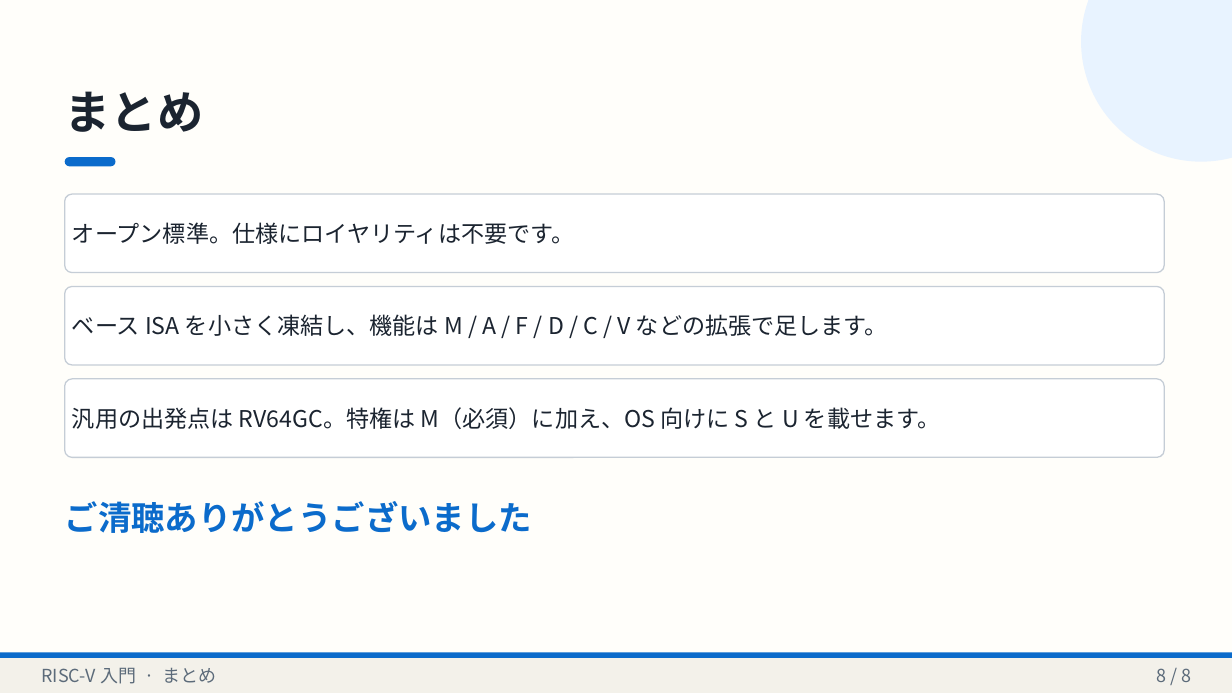
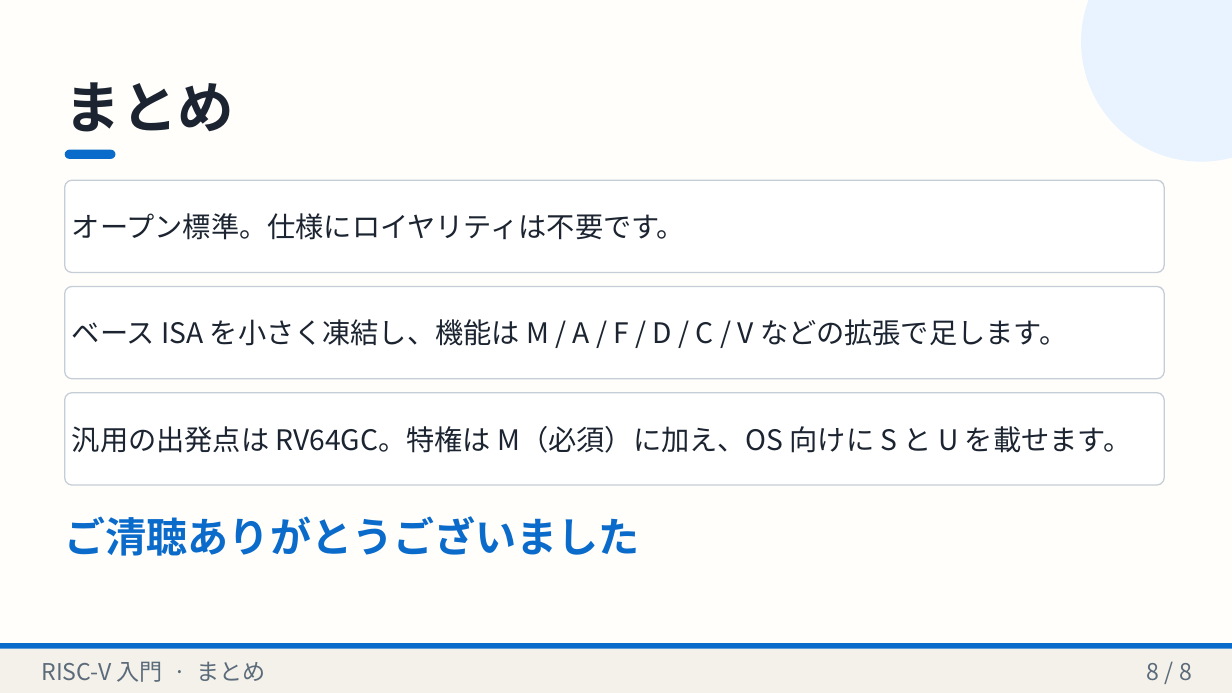
Before and after one commit to shotaminato/create-slides, a slide deck: slide 8 of examples/sample-deck.pptx. Drawn at 1232x693 pixels with LibreOffice and Linux fonts; fonts in the diff are those of the drawing. Boxes give left, top, right and bottom in pixels: in the first picture for what was removed or moved away, otherwise in the second. Text is boxed around its words. In the diff, an @@ line names an element or a change of style, - is before the commit and + after.

```diff
--- a/examples/sample-deck.pptx
+++ b/examples/sample-deck.pptx
@@ text "まとめ": place and size @@
-text "まとめ" at bbox=[65, 91, 204, 132]
+text "まとめ" at bbox=[65, 82, 234, 132]
@@ text "まとめ" at bbox=[65, 82, 234, 132]: size 36 to 44 pt @@
@@ rounded rectangle: place and size @@
-rounded rectangle at bbox=[65, 157, 116, 166]
+rounded rectangle at bbox=[65, 150, 116, 159]
@@ rounded rectangle "オープン標準。仕様にロイヤリティは不要です。": place and size @@
-rounded rectangle "オープン標準。仕様にロイヤリティは不要です。" at bbox=[65, 194, 1165, 273]
+rounded rectangle "オープン標準。仕様にロイヤリティは不要です。" at bbox=[65, 180, 1165, 273]
@@ rounded rectangle "ベース ISA を小さく凍結し、機能は M / ...": place and size @@
-rounded rectangle "ベース ISA を小さく凍結し、機能は M / ..." at bbox=[65, 287, 1165, 365]
+rounded rectangle "ベース ISA を小さく凍結し、機能は M / ..." at bbox=[65, 287, 1165, 379]
@@ size 18 to 22 pt; proportions changed in 3 elements at bbox=[65, 287, 1165, 379], bbox=[65, 180, 1165, 273], bbox=[65, 393, 1165, 485] @@
@@ rounded rectangle "汎用の出発点は RV64GC。特権は M（必須）に加え、OS 向けに S ...": place and size @@
-rounded rectangle "汎用の出発点は RV64GC。特権は M（必須）に加え、OS 向けに S ..." at bbox=[65, 379, 1165, 457]
+rounded rectangle "汎用の出発点は RV64GC。特権は M（必須）に加え、OS 向けに S ..." at bbox=[65, 393, 1165, 485]
@@ text "ご清聴ありがとうございました": place and size @@
-text "ご清聴ありがとうございました" at bbox=[65, 501, 532, 533]
+text "ご清聴ありがとうございました" at bbox=[65, 516, 640, 556]
@@ text "ご清聴ありがとうございました" at bbox=[65, 516, 640, 556]: size 26 to 32 pt @@
@@ rectangle: place and size @@
-rectangle at bbox=[0, 658, 1232, 693]
+rectangle at bbox=[0, 649, 1232, 693]
@@ rectangle: place and size @@
-rectangle at bbox=[0, 653, 1232, 658]
+rectangle at bbox=[0, 643, 1232, 649]
@@ text "RISC-V 入門 · まとめ" at bbox=[42, 661, 266, 682]: size 14 to 18 pt @@
@@ text "RISC-V 入門 · まとめ": place and size @@
-text "RISC-V 入門 · まとめ" at bbox=[42, 668, 217, 684]
+text "RISC-V 入門 · まとめ" at bbox=[42, 661, 266, 682]
@@ text "8 / 8": place and size @@
-text "8 / 8" at bbox=[1157, 668, 1192, 682]
+text "8 / 8" at bbox=[1147, 663, 1192, 680]
@@ text "8 / 8" at bbox=[1147, 663, 1192, 680]: size 14 to 18 pt @@
```
Also in this commit, not shown: 7 other slides changed, 13 other files.
